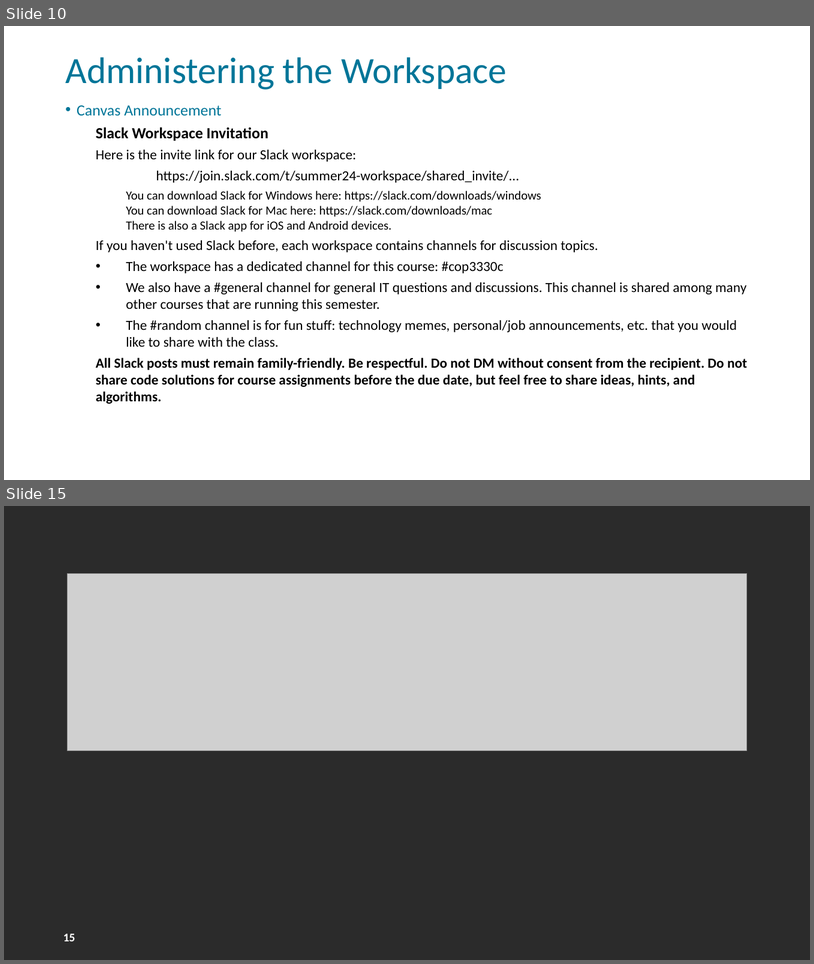
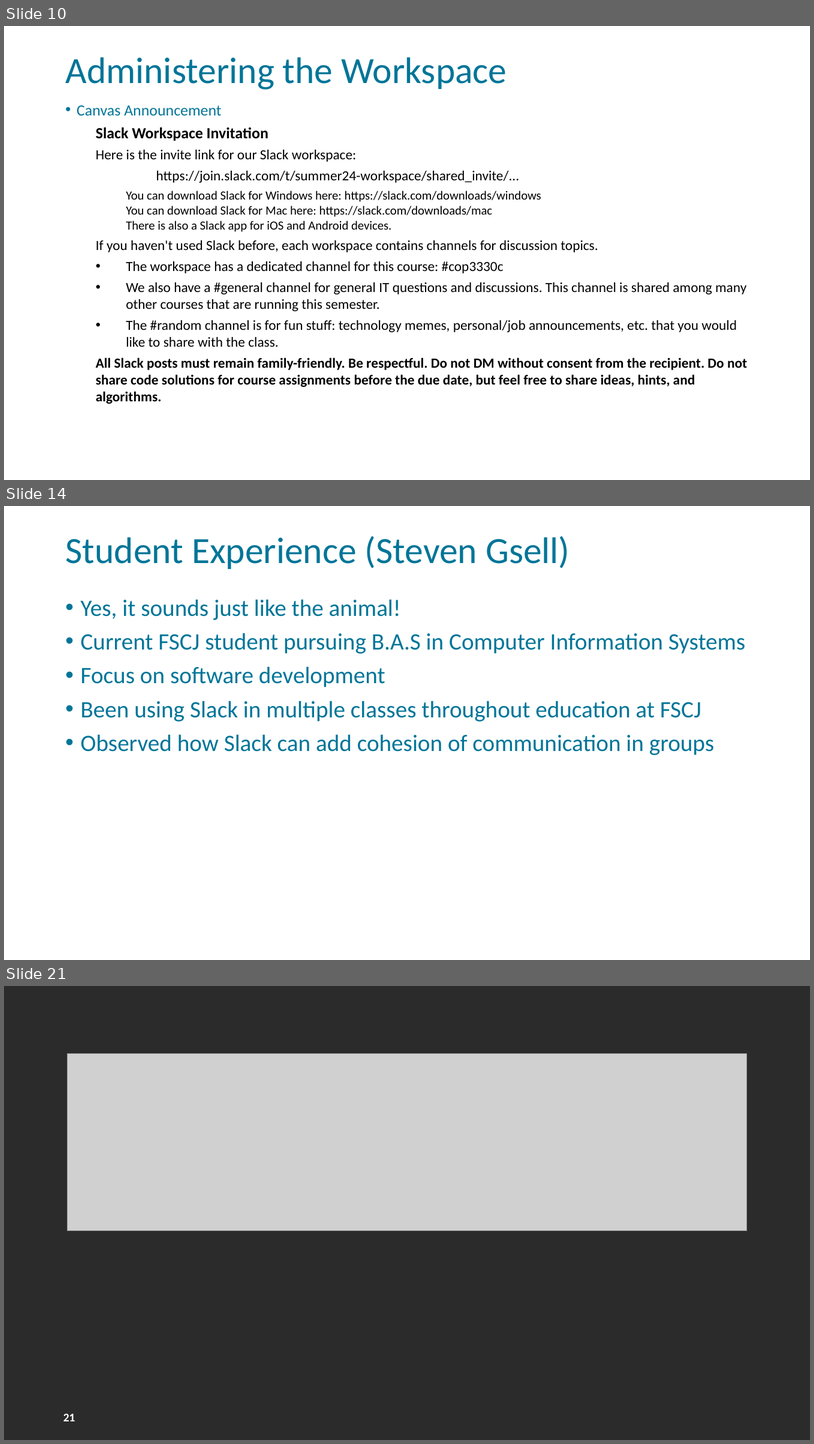
Before and after one commit to FSCJ-FacultyDev/HITEC2024, a slide deck: LeveragingSlackForStudentCollaboration.pptx. Shown one above the other, each under a label of ours: slides 10 and 15 before the commit, slides 10, 14 and 21 after it; the slides between them are not shown. The pictures are 814x964 and 814x1444 pixels, drawn with LibreOffice and Linux fonts; fonts in the diff are those of the drawing; grey boxes stand for pictures; background and template pictures are left out; a plain dark background stands for a picture behind light text. Boxes give left, top, right and bottom in pixels: in the first picture for what was removed or moved away, otherwise in the second. Text is boxed around its words. In the diff, an @@ line names an element or a change of style, - is before the commit and + after.

```diff
--- a/LeveragingSlackForStudentCollaboration.pptx
+++ b/LeveragingSlackForStudentCollaboration.pptx
@@ slide 14 added at (x1=4, y1=506, x2=810, y2=960), background picture (left out); not listed: 1 template element that a slide beside it also shows @@
@@ title added at (x1=65, y1=536, x2=570, y2=569), 44 pt, text #007598 @@
+Student Experience (Steven Gsell)
@@ text added at (x1=81, y1=599, x2=746, y2=755), 28 pt, text #007598 @@
+• Yes, it sounds just like the animal!
+• Current FSCJ student pursuing B.A.S in Computer Information Systems
+• Focus on software development
+• Been using Slack in multiple classes throughout education at FSCJ
+• Observed how Slack can add cohesion of communication in groups
@@ what was slide 15 is now slide 21 @@
@@ page number at (x1=63, y1=1413, x2=75, y2=1421): text changed @@
-15
+21
```
Also in this commit, not shown: 3 slides changed, 6 other slides added, 1 slide removed.
